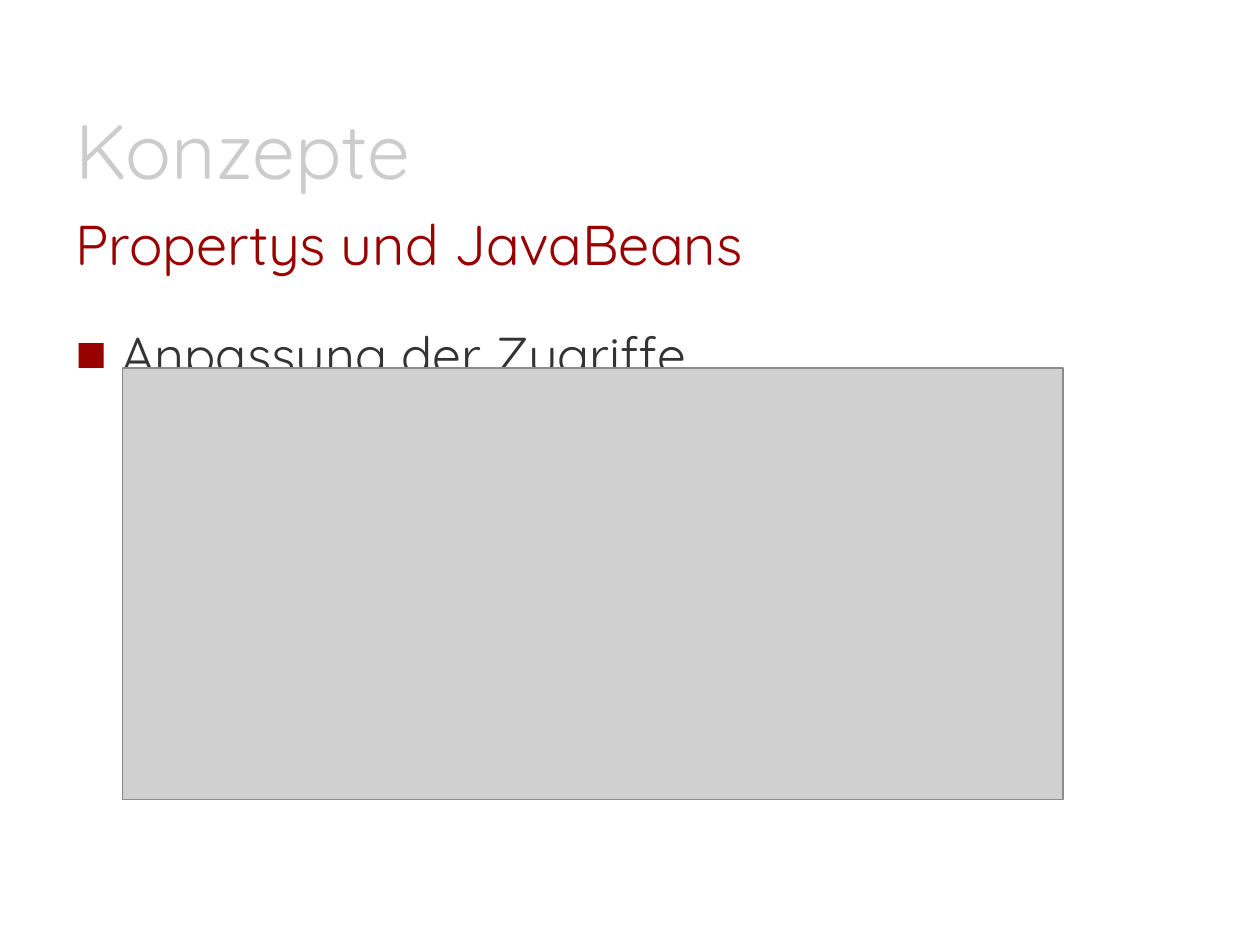
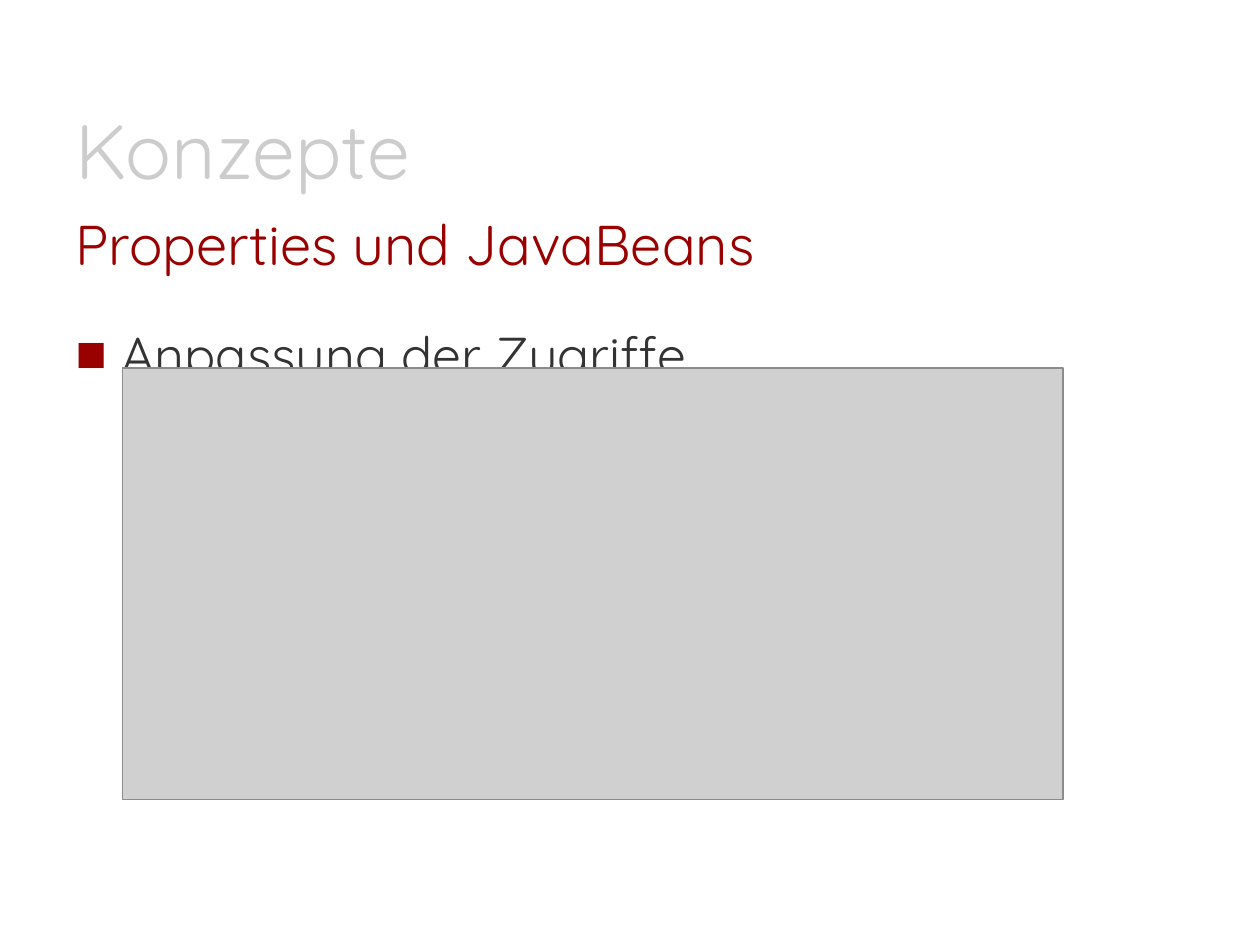
Before and after one commit to Morkunas/jfxusergroup, a slide deck: slide 15 of JavaFX-UserGroup.pptx (slide 16 before the commit). Drawn at 1260x945 pixels with LibreOffice and Linux fonts; fonts in the diff are those of the drawing; grey boxes stand for pictures; background and template pictures are left out. Boxes give left, top, right and bottom in pixels: in the first picture for what was removed or moved away, otherwise in the second. Text is boxed around its words. In the diff, an @@ line names an element or a change of style, - is before the commit and + after.

```diff
--- a/JavaFX-UserGroup.pptx
+++ b/JavaFX-UserGroup.pptx
@@ title at (76,223,755,276): text changed @@
-Propertys und JavaBeans
+Properties und JavaBeans
```
Also in this commit, not shown: 9 other slides changed, 1 slide added, 1 slide removed, 6 other files.
